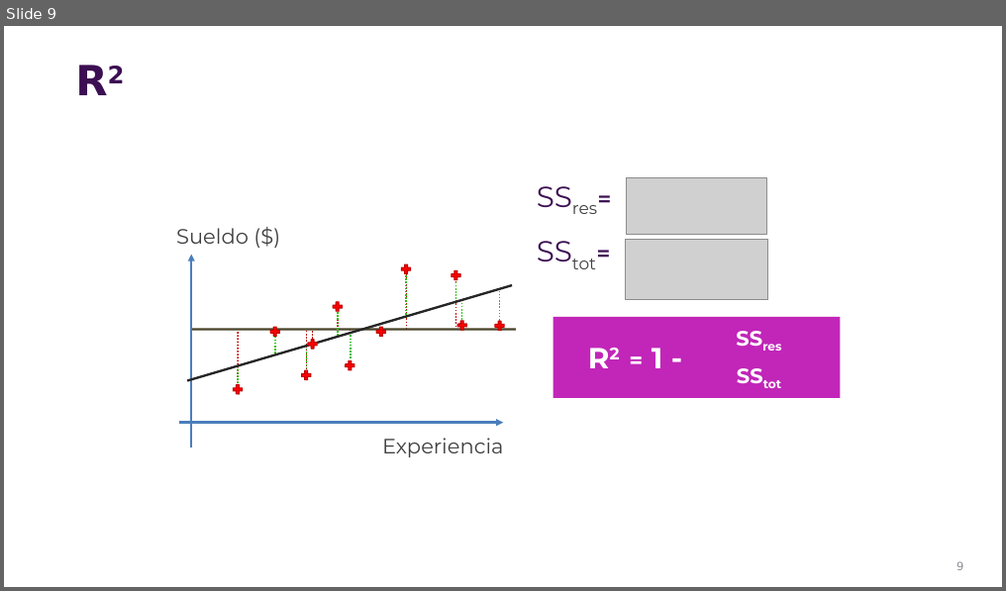
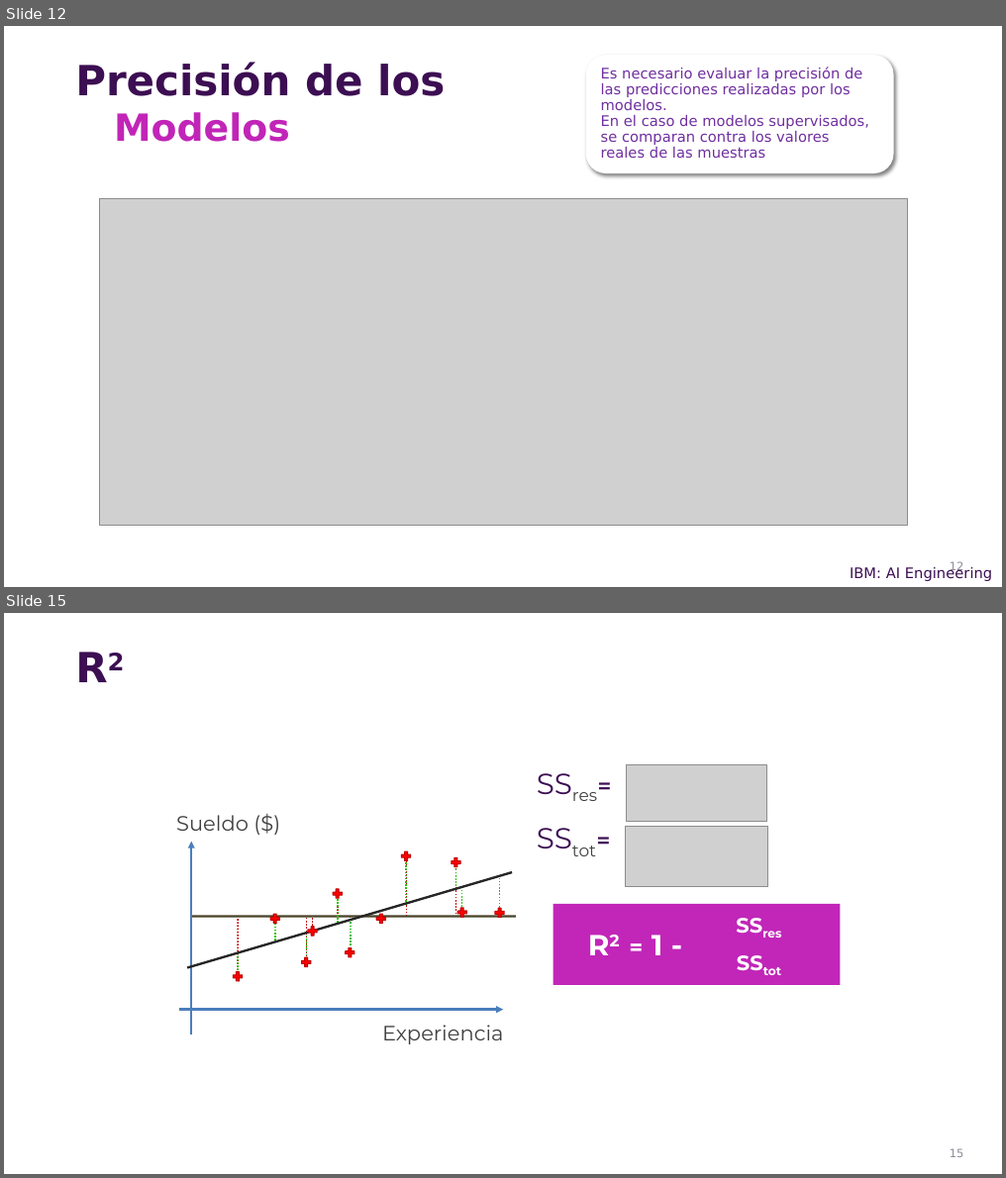
Before and after one commit to csameshiman/Axity_Curso_ML_2023, a slide deck: Diapositivas/Parte 02.Regresión/Sección 02.1.Simple Linear Regression/Simple_Linear_Regression.pptx. Shown one above the other, each under a label of ours: slide 9 before the commit, slides 12 and 15 after it; the slides between them are not shown. The pictures are 1006x591 and 1006x1178 pixels, drawn with LibreOffice and Linux fonts; fonts in the diff are those of the drawing; grey boxes stand for pictures; background and template pictures are left out. Boxes give left, top, right and bottom in pixels: in the first picture for what was removed or moved away, otherwise in the second. Text is boxed around its words. In the diff, an @@ line names an element or a change of style, - is before the commit and + after.

```diff
--- a/Diapositivas/Parte 02.Regresión/Sección 02.1.Simple Linear Regression/Simple_Linear_Regression.pptx
+++ b/Diapositivas/Parte 02.Regresión/Sección 02.1.Simple Linear Regression/Simple_Linear_Regression.pptx
@@ slide 12 added at bbox=[4, 26, 1002, 587], background picture (left out) @@
@@ rounded rectangle added at bbox=[586, 55, 894, 174], fill #FFFFFF @@
@@ text added at bbox=[75, 62, 445, 96], 40 pt, text #3C0E52, bold @@
+Precisión de los
@@ text added at bbox=[601, 67, 869, 158], 14 pt, text #7030A0 @@
+Es necesario evaluar la precisión de las predicciones realizadas por los modelos.
+En el caso de modelos supervisados, se comparan contra los valores reales de las muestras
@@ text added at bbox=[114, 112, 290, 142], 36 pt, text #C125B7, bold @@
+Modelos
@@ picture added at bbox=[99, 199, 907, 525] @@
@@ text added at bbox=[849, 567, 992, 581], 14 pt, text #3C0F53 @@
+IBM: AI Engineering
@@ page number added at bbox=[949, 562, 964, 573], 11 pt, text #928C99 @@
+12
@@ what was slide 9 is now slide 15 @@
@@ page number at bbox=[949, 1149, 964, 1157]: text changed @@
-9
+15
```
Also in this commit, not shown: 5 slides changed, 5 other slides added.
